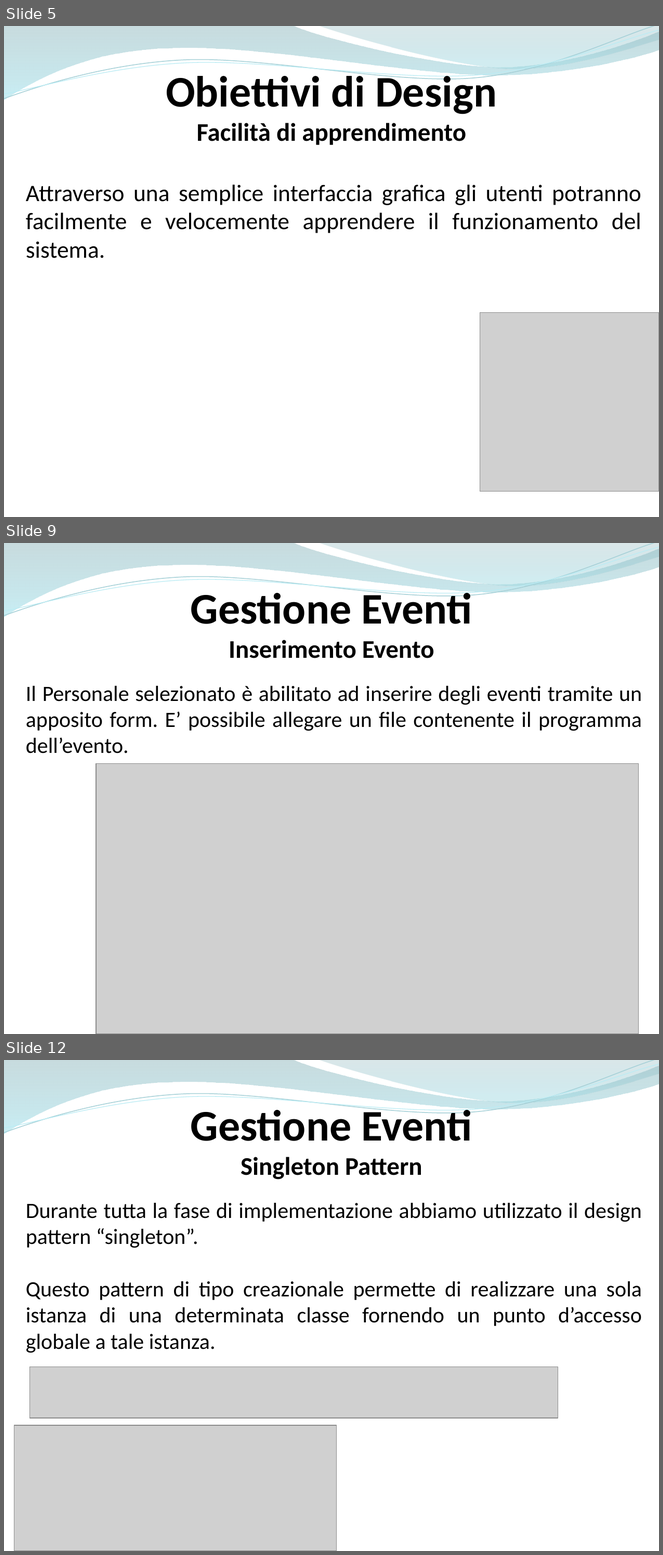
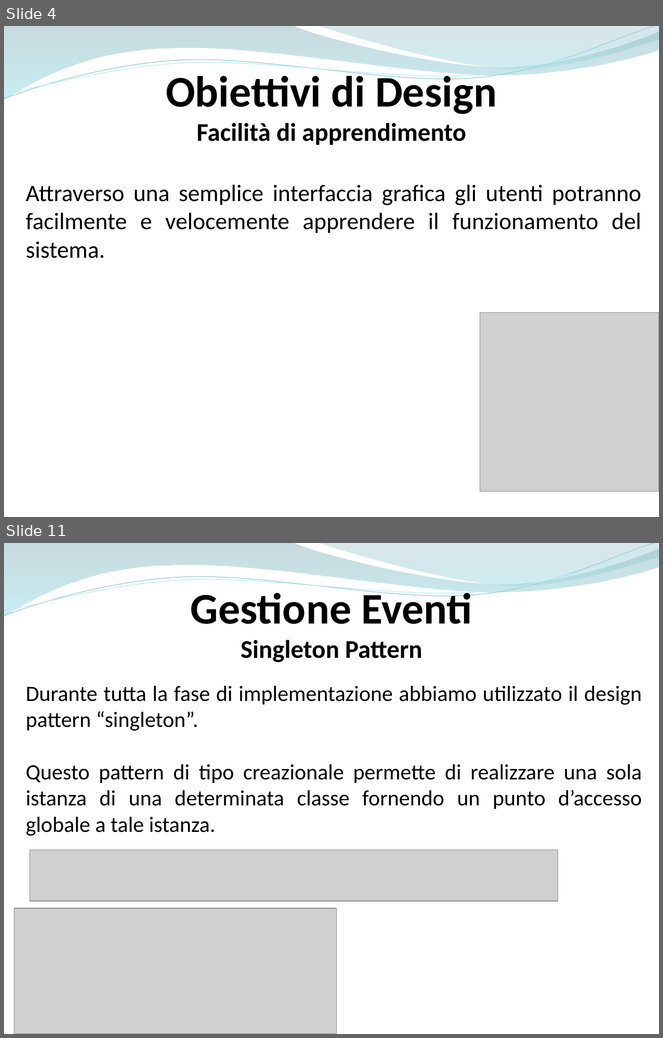
Before and after one commit to ammirate/at-silo, a slide deck: Presentazione/Atsilo2/Luca/Luca_PresentazioneFinale.pptx. Shown one above the other, each under a label of ours: slides 5, 9 and 12 before the commit, slides 4 and 11 after it; the slides between them are not shown. The pictures are 663x1555 and 663x1038 pixels, drawn with LibreOffice and Linux fonts; fonts in the diff are those of the drawing; grey boxes stand for pictures. Boxes give left, top, right and bottom in pixels: in the first picture for what was removed or moved away, otherwise in the second. Text is boxed around its words. In the diff, an @@ line names an element or a change of style, - is before the commit and + after.

```diff
--- a/Presentazione/Atsilo2/Luca/Luca_PresentazioneFinale.pptx
+++ b/Presentazione/Atsilo2/Luca/Luca_PresentazioneFinale.pptx
@@ slide 9 removed at [4, 543, 659, 1034], background #FFFFFF; not listed: 4 template elements that a slide beside it also shows @@
@@ text removed at [191, 588, 472, 658] @@
-Gestione Eventi
-Inserimento Evento
@@ text removed at [26, 685, 642, 754] @@
-Il Personale selezionato è abilitato ad inserire degli eventi tramite un apposito form. E’ possibile allegare un file contenente il programma dell’evento.
@@ picture removed at [97, 764, 639, 1034] @@
@@ what was slide 5 is now slide 4 @@
@@ what was slide 12 is now slide 11 @@
```
Also in this commit, not shown: 4 slides changed, 4 slides added, 4 other slides removed.
